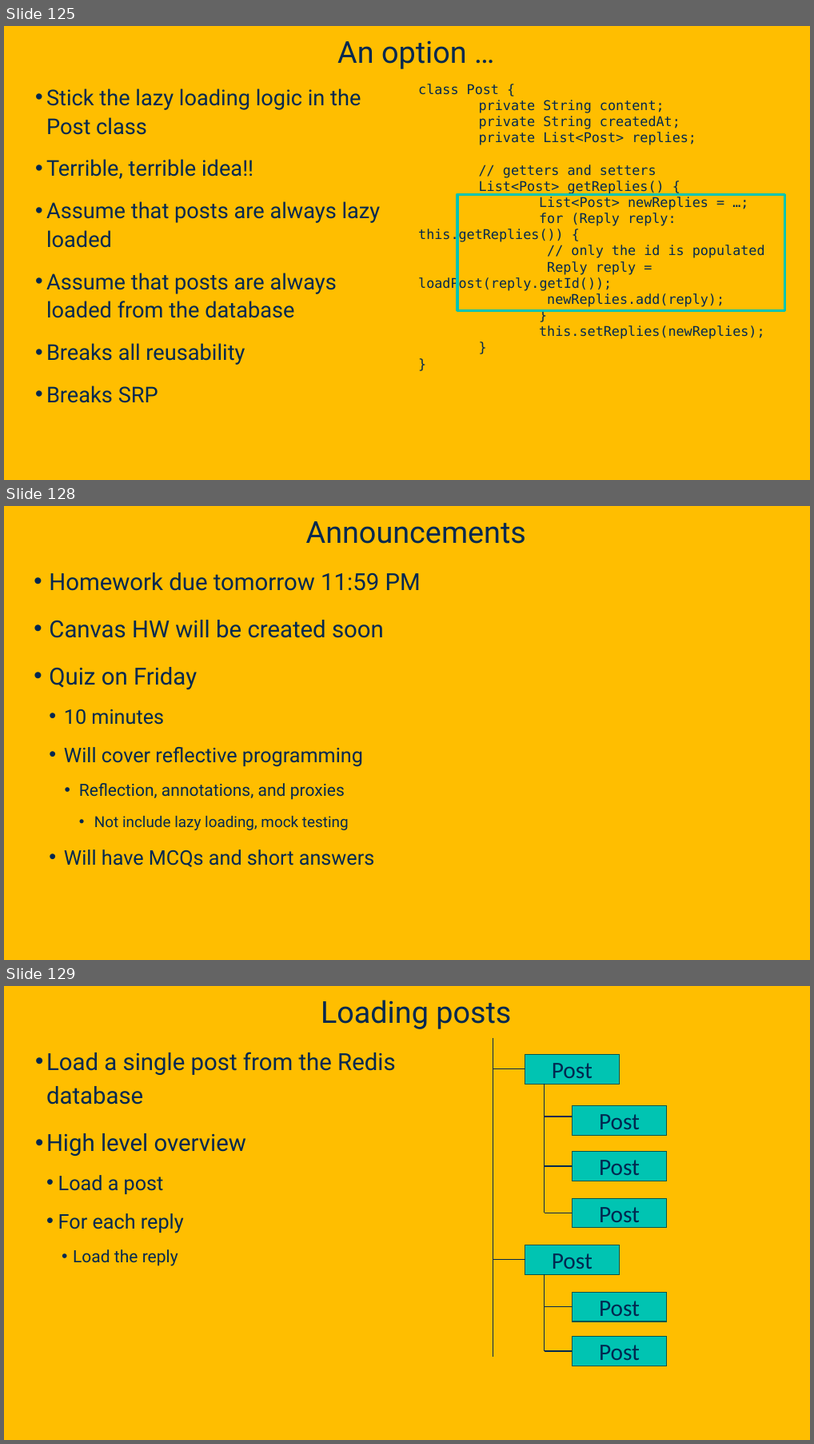
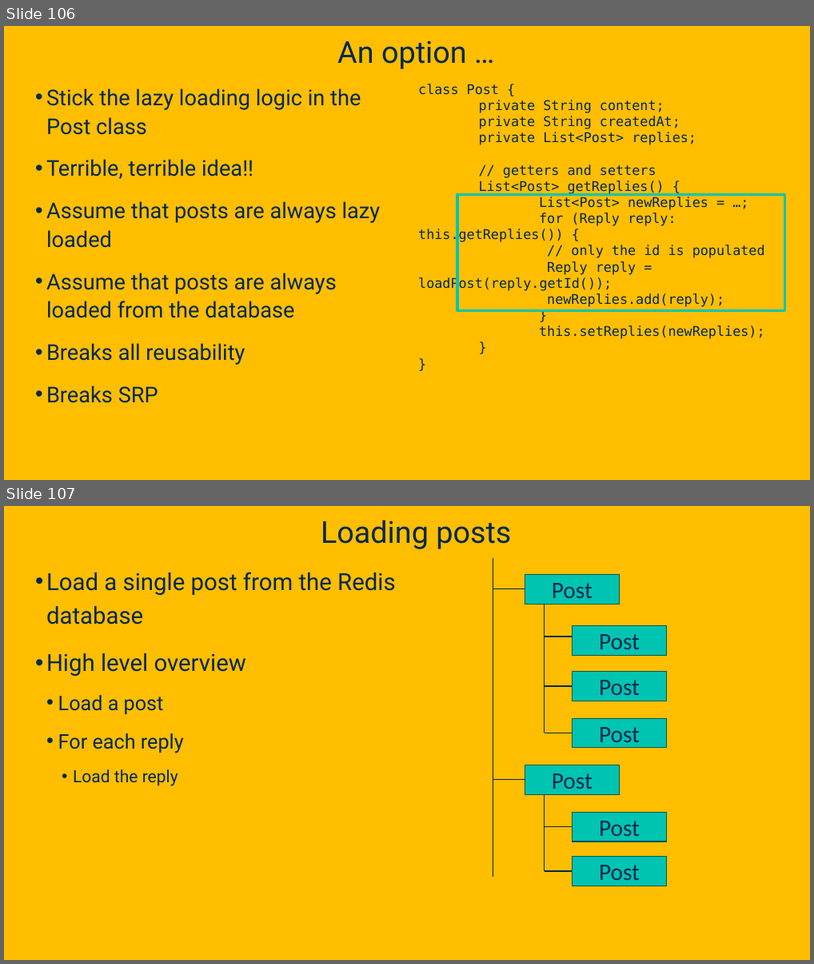
Before and after one commit to davsec-teaching/ECS_160, a slide deck: slides/Reflection.pptx. Shown one above the other, each under a label of ours: slides 125, 128 and 129 before the commit, slides 106 and 107 after it; the slides between them are not shown. The pictures are 814x1444 and 814x964 pixels, drawn with LibreOffice and Linux fonts; fonts in the diff are those of the drawing; background and template pictures are left out. Boxes give left, top, right and bottom in pixels: in the first picture for what was removed or moved away, otherwise in the second. Text is boxed around its words. In the diff, an @@ line names an element or a change of style, - is before the commit and + after.

Commit message:
updates to Reflection

```diff
--- a/slides/Reflection.pptx
+++ b/slides/Reflection.pptx
@@ slide 128 removed at [4, 506, 810, 960], background picture (left out) @@
@@ title removed at [306, 521, 526, 544] @@
-Announcements
@@ text removed at [49, 572, 421, 867] @@
-• Homework due tomorrow 11:59 PM
-• Canvas HW will be created soon
-• Quiz on Friday
-  • 10 minutes
-  • Will cover reflective programming
-    • Reflection, annotations, and proxies
-      • Not include lazy loading, mock testing
-  • Will have MCQs and short answers
@@ what was slide 125 is now slide 106 @@
@@ what was slide 129 is now slide 107 @@
```
Also in this commit, not shown: 16 slides changed, 21 other slides removed, 1 other file.
